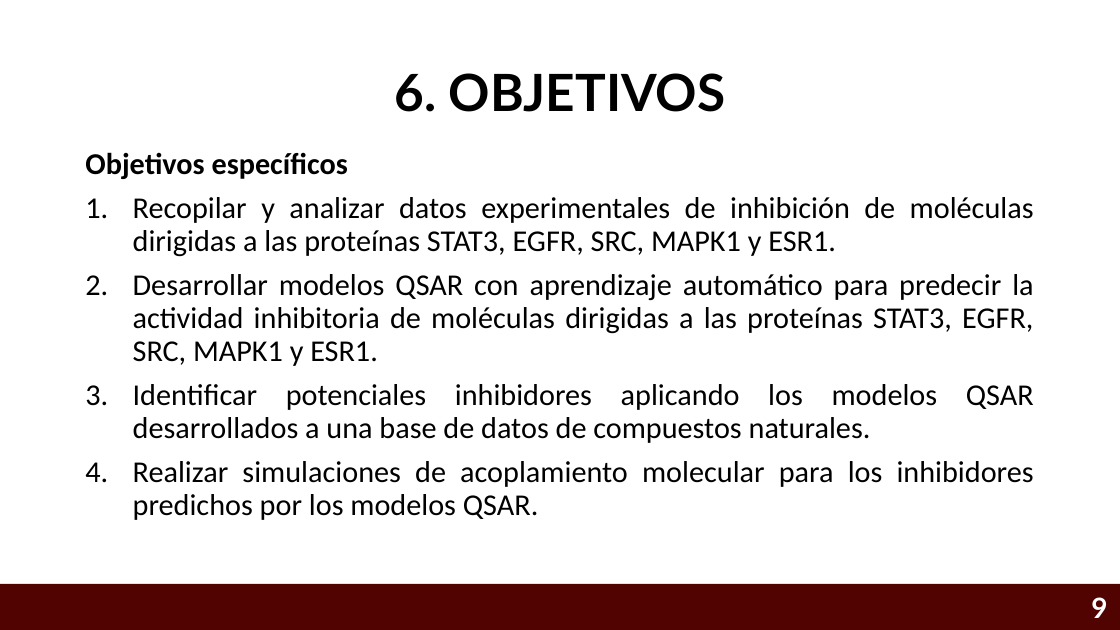
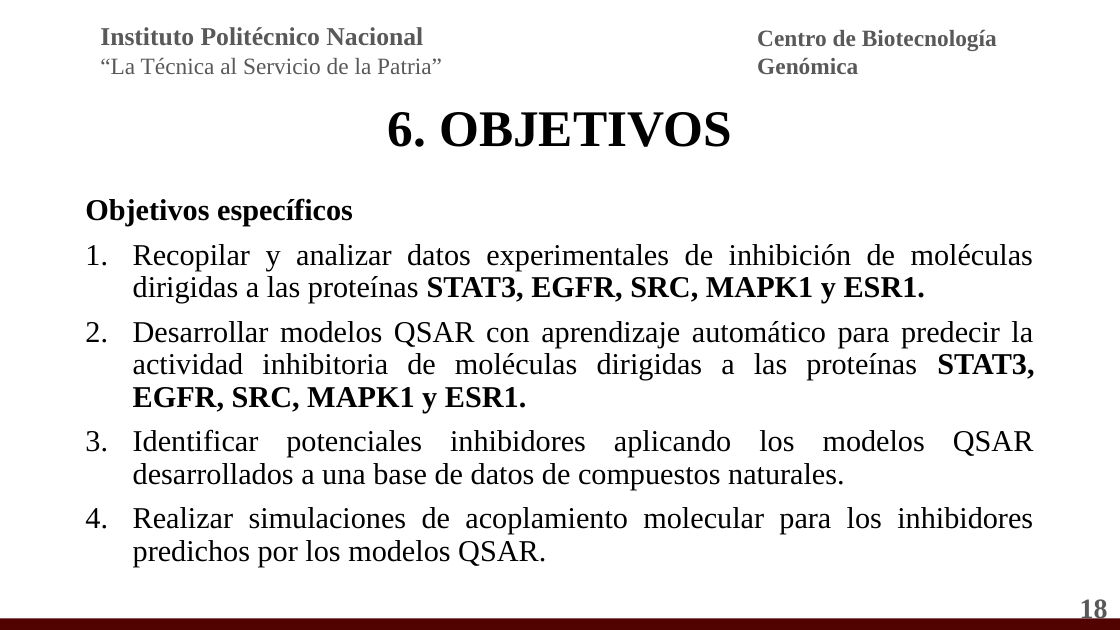
Before and after one commit to Eliud7720/Alzheimer---Anteproyecto, a slide deck: slide 18 of CRIBADO VIRTUAL INTELIGENTE PARA IDENTIFICAR INHIBIDORES MULTI-BLANCO ENFOCADOS AL TRATAMIENTO DE LA .pptx (slide 9 before the commit). Drawn at 1120x630 pixels with LibreOffice and Linux fonts; fonts in the diff are those of the drawing; background and template pictures are left out. Boxes give left, top, right and bottom in pixels: in the first picture for what was removed or moved away, otherwise in the second. Text is boxed around its words. In the diff, an @@ line names an element or a change of style, - is before the commit and + after.

```diff
--- a/CRIBADO VIRTUAL INTELIGENTE PARA IDENTIFICAR INHIBIDORES MULTI-BLANCO ENFOCADOS AL TRATAMIENTO DE LA .pptx
+++ b/CRIBADO VIRTUAL INTELIGENTE PARA IDENTIFICAR INHIBIDORES MULTI-BLANCO ENFOCADOS AL TRATAMIENTO DE LA .pptx
@@ text added at [100, 27, 442, 74], 20 pt, text #595959 @@
+Instituto Politécnico Nacional
+“La Técnica al Servicio de la Patria”
@@ text added at [757, 30, 997, 74], 20 pt, text #595959, bold @@
+Centro de Biotecnología Genómica
@@ title "6. OBJETIVOS": place and size @@
-title "6. OBJETIVOS" at [394, 73, 726, 112]
+title "6. OBJETIVOS" at [388, 112, 732, 147]
@@ title "6. OBJETIVOS" at [388, 112, 732, 147]: font Lato to Times New Roman @@
@@ text "Objetivos específicos": place and size @@
-text "Objetivos específicos" at [85, 152, 1034, 520]
+text "Objetivos específicos" at [85, 198, 1034, 566]
@@ text "Objetivos específicos" at [85, 198, 1034, 566]: font Calibri to Times New Roman; bold on in "STAT3, EGFR, SRC, MAPK1 y ESR1.", "STAT3, EGFR, SRC, MAPK1 y ESR1." @@
@@ page number at [1080, 596, 1108, 623]: text changed; font Lato to Times New Roman; text colour #FFFFFF to #595959 @@
-9
+18
@@ rectangle: place and size @@
-rectangle at [0, 584, 1120, 630]
+rectangle at [0, 618, 1120, 630]
```
Also in this commit, not shown: 19 other slides changed, 13 slides added, 2 slides removed, 2 other files.
